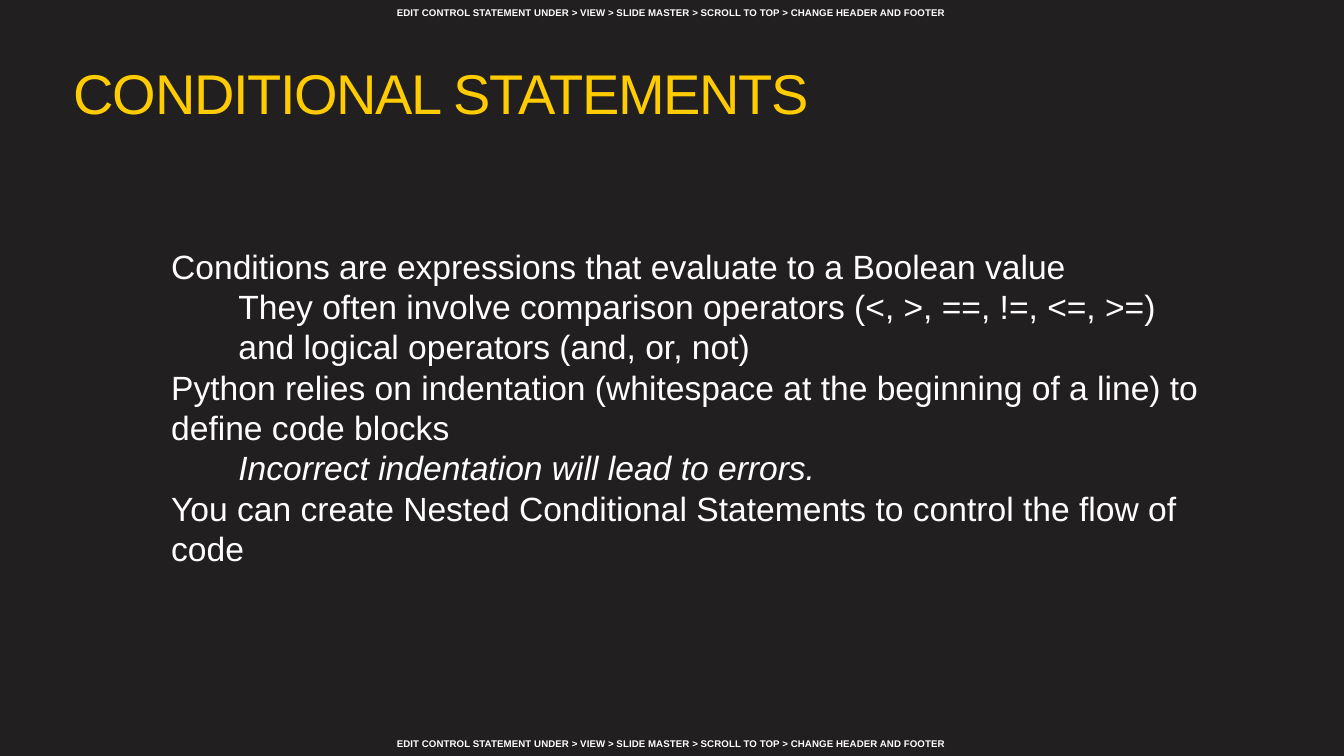
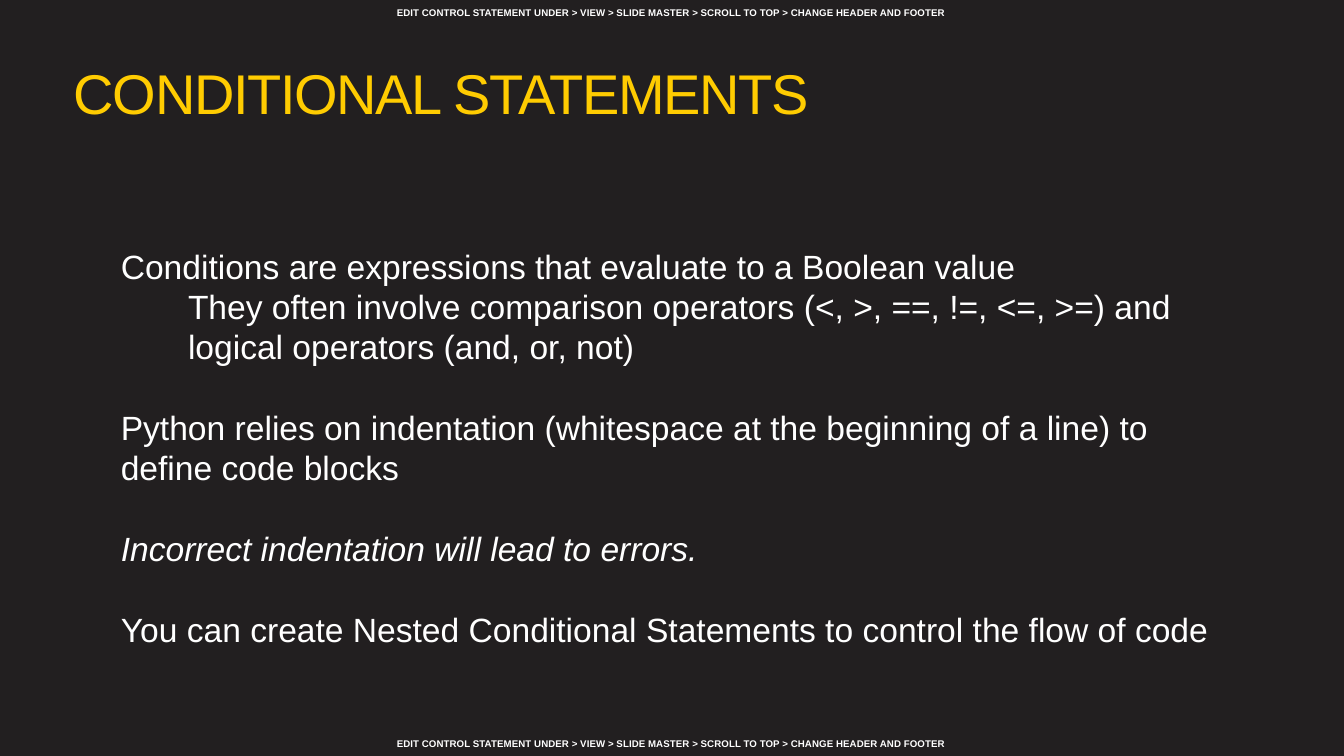
Before and after one commit to AFC-AI2C/summer-course, a slide deck: slide 3 of Python/Lesson 02 - Conditional Statements and Error Handling/Lesson 02 - Conditional Statements, Loops, and Error Handling.pptx. Drawn at 1344x756 pixels with LibreOffice and Linux fonts; fonts in the diff are those of the drawing; background and template pictures are left out. Boxes give left, top, right and bottom in pixels: in the first picture for what was removed or moved away, otherwise in the second. Text is boxed around its words. In the diff, an @@ line names an element or a change of style, - is before the commit and + after.

Commit message:
fixed indentation

```diff
--- a/Python/Lesson 02 - Conditional Statements and Error Handling/Lesson 02 - Conditional Statements, Loops, and Error Handling.pptx
+++ b/Python/Lesson 02 - Conditional Statements and Error Handling/Lesson 02 - Conditional Statements, Loops, and Error Handling.pptx
@@ text "Conditions are expressions that evaluate ..." at <box>121,254,1208,643</box>: bullet ● to none; bullet ○ to none; list level 2 to 1 in "Incorrect indentation will lead to ..." @@
```
Also in this commit, not shown: 10 other slides changed.
